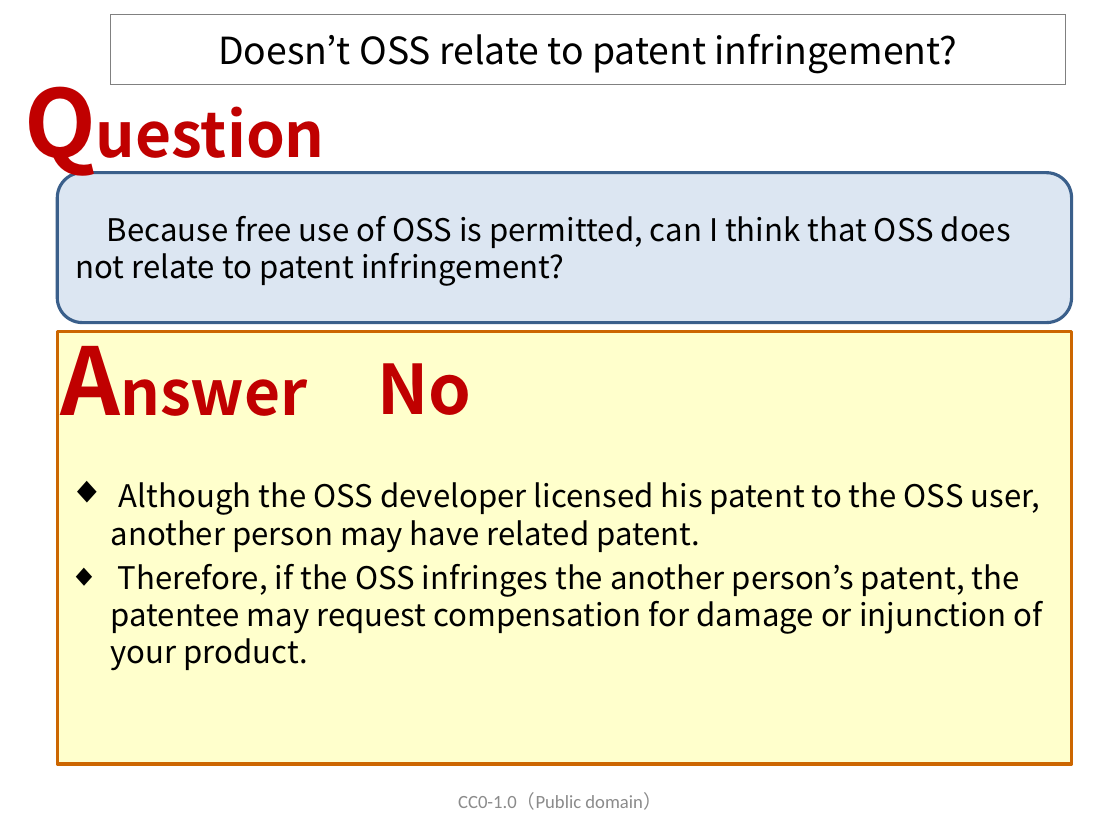
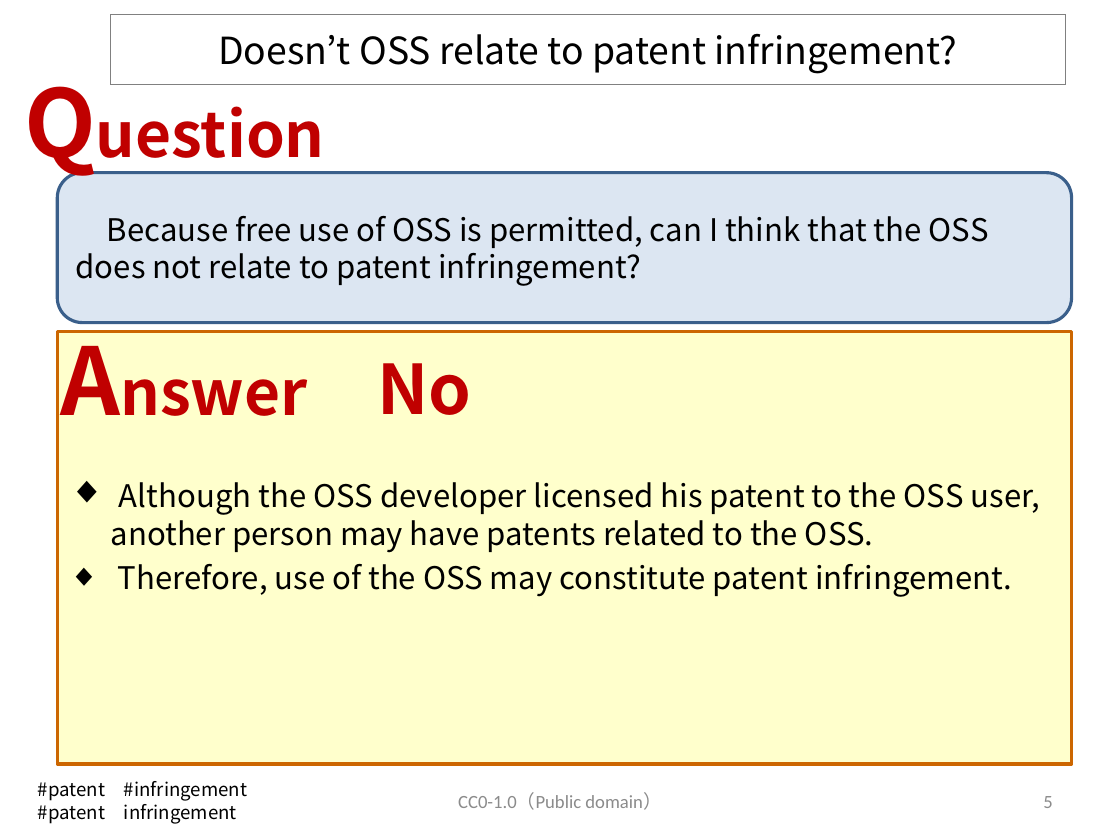
Before and after one commit to OpenChain-Project/OpenChain-JWG, a slide deck: slide 5 of Education_Material/FAQ/Misunderstandings_of_OSS_licenses_CC0.pptx (slide 4 before the commit). Drawn at 1120x840 pixels with LibreOffice and Linux fonts; fonts in the diff are those of the drawing. Boxes give left, top, right and bottom in pixels: in the first picture for what was removed or moved away, otherwise in the second. Text is boxed around its words. In the diff, an @@ line names an element or a change of style, - is before the commit and + after.

```diff
--- a/Education_Material/FAQ/Misunderstandings_of_OSS_licenses_CC0.pptx
+++ b/Education_Material/FAQ/Misunderstandings_of_OSS_licenses_CC0.pptx
@@ text in rounded rectangle at (x1=76, y1=216, x2=989, y2=286): text changed @@
-Because free use of OSS is permitted, can I think that OSS does not relate to patent infringement?
+Because free use of OSS is permitted, can I think that the OSS does not relate to patent infringement?
@@ text at (x1=111, y1=482, x2=1041, y2=597): text changed @@
-◆ Although the OSS developer licensed his patent to the OSS user, another person may have related patent.
-◆ Therefore, if the OSS infringes the another person’s patent, the patentee may request compensation for damage or injunction of your product.
+◆ Although the OSS developer licensed his patent to the OSS user, another person may have patents related to the OSS.
+◆ Therefore, use of the OSS may constitute patent infringement.
@@ text added at (x1=38, y1=781, x2=247, y2=824), 12 pt, text #000000 @@
+#patent #infringement
+#patent infringement
@@ page number added at (x1=1043, y1=796, x2=1052, y2=808), 12 pt, text #8C8C8C @@
+5
```
Also in this commit, not shown: 17 other slides changed, 20 slides added, 2 slides removed, 1 other file.
